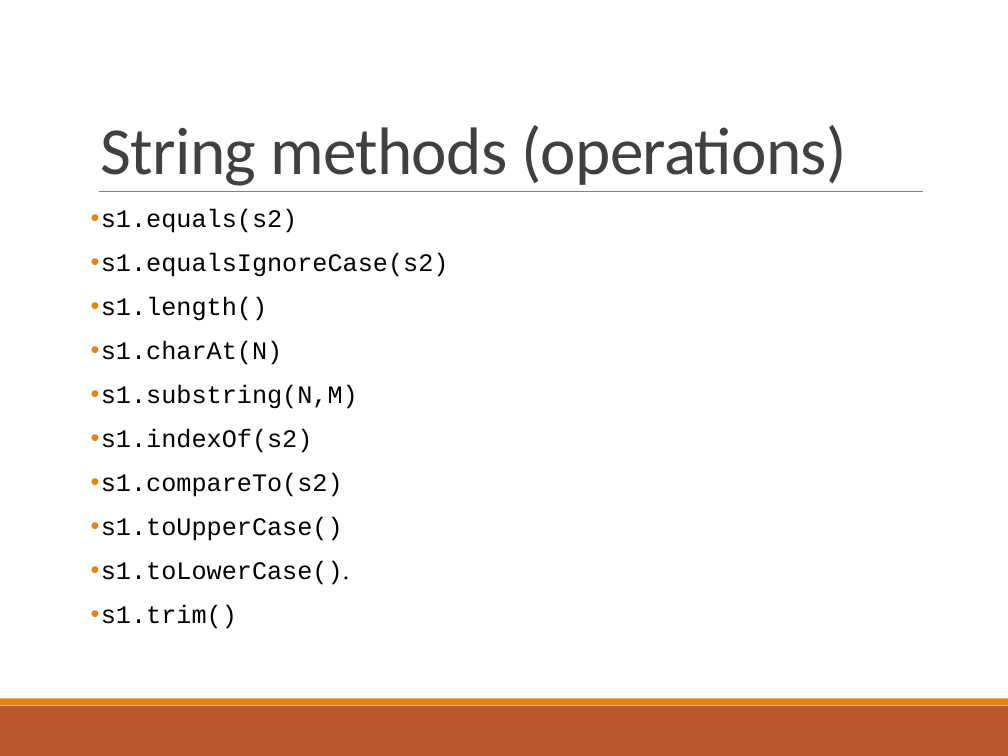
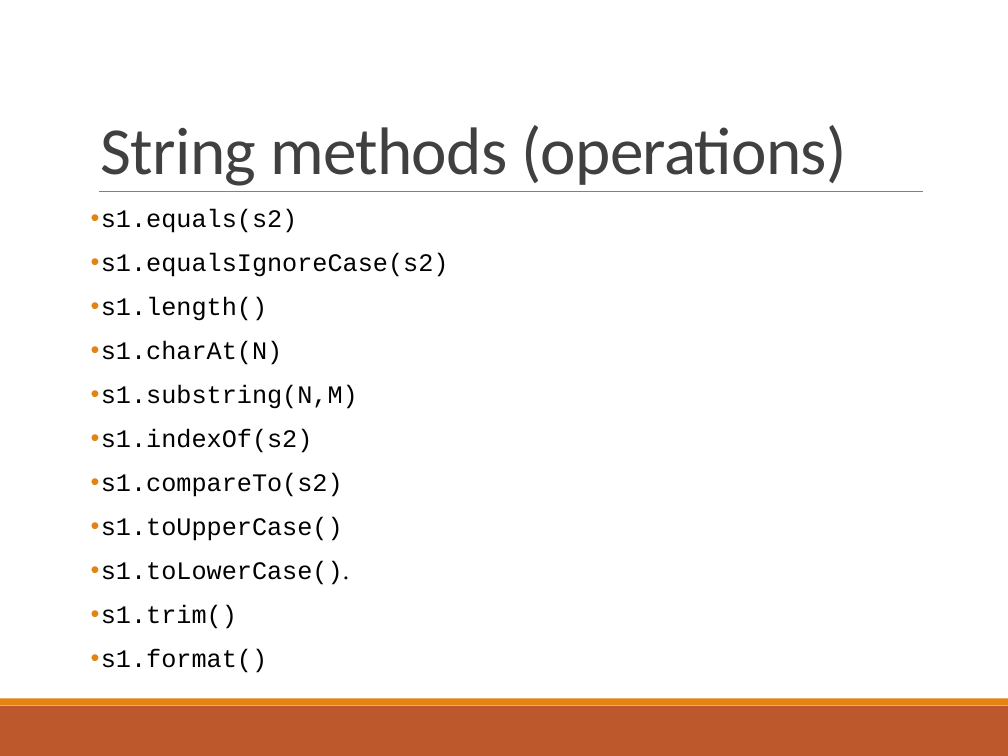
Before and after one commit to deeperj/dillinger, a slide deck: slide 14 of thesis/ukapp2/wqu_isc/sofware_design/Javabc03.pptx. Drawn at 1008x756 pixels with LibreOffice and Linux fonts; fonts in the diff are those of the drawing. Boxes give left, top, right and bottom in pixels: in the first picture for what was removed or moved away, otherwise in the second. Text is boxed around its words. In the diff, an @@ line names an element or a change of style, - is before the commit and + after.

```diff
--- a/thesis/ukapp2/wqu_isc/sofware_design/Javabc03.pptx
+++ b/thesis/ukapp2/wqu_isc/sofware_design/Javabc03.pptx
@@ text at (101,649,267,673): paragraph added @@
+• s1.format()
```
Also in this commit, not shown: 4 other slides changed, 9 other files.
